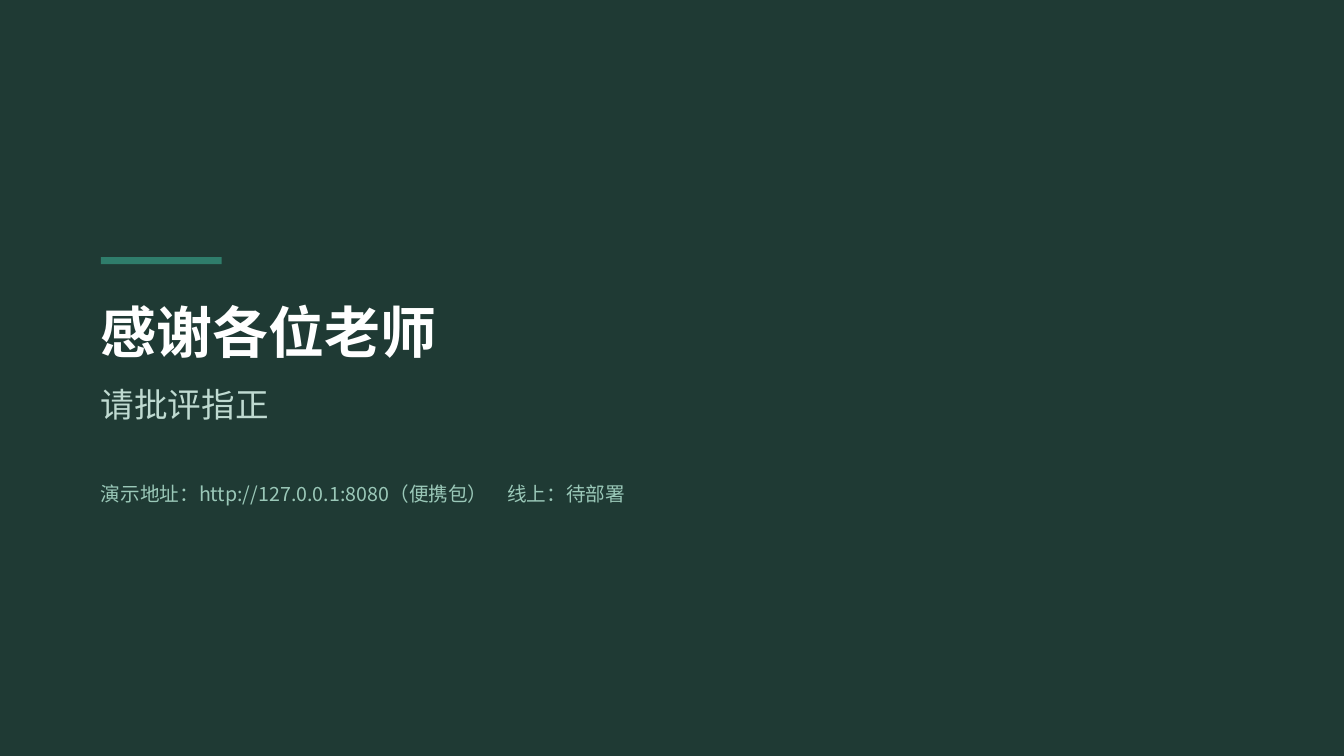
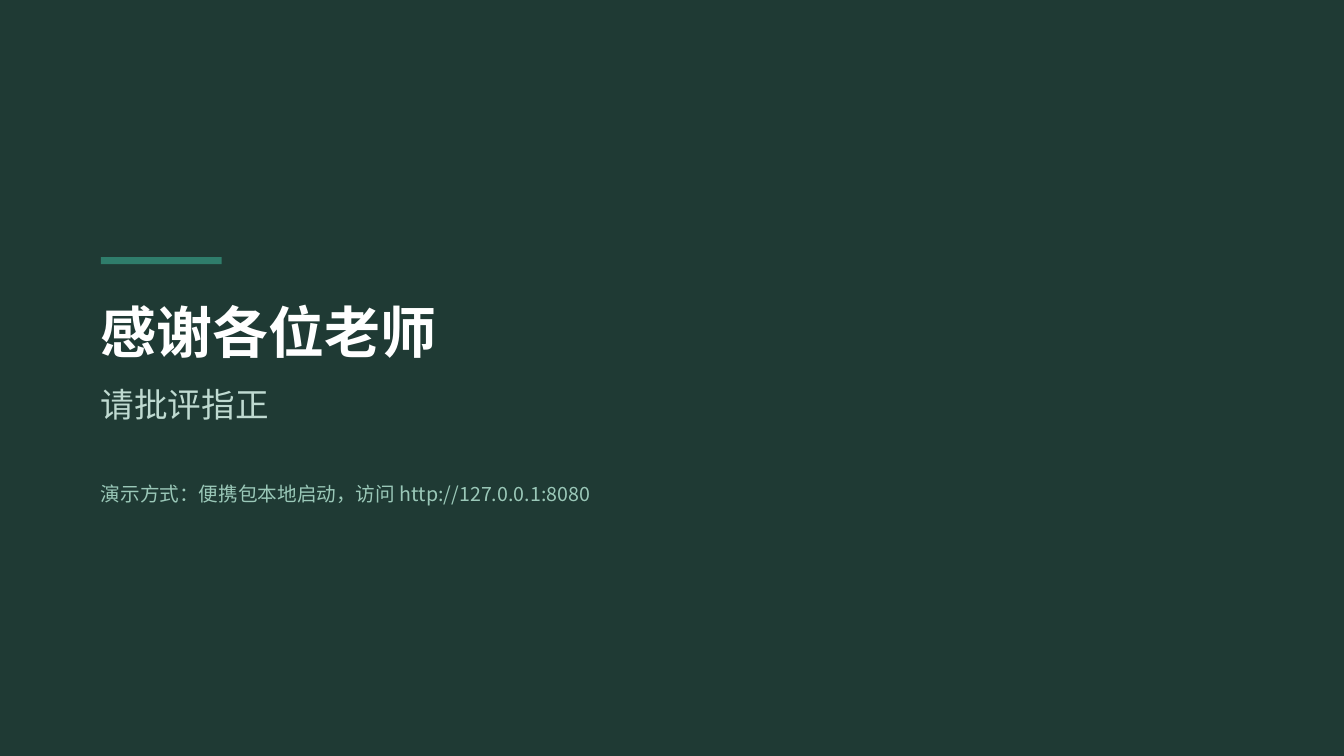
Before and after one commit to tkRRRRRR/Campus-Event-Management-System, a slide deck: slide 17 of doc/答辩PPT.pptx. Drawn at 1344x756 pixels with LibreOffice and Linux fonts; fonts in the diff are those of the drawing. Boxes give left, top, right and bottom in pixels: in the first picture for what was removed or moved away, otherwise in the second. Text is boxed around its words. In the diff, an @@ line names an element or a change of style, - is before the commit and + after.

```diff
--- a/doc/答辩PPT.pptx
+++ b/doc/答辩PPT.pptx
@@ text at [101,484,590,506]: text changed @@
-演示地址：http://127.0.0.1:8080（便携包） 线上：待部署
+演示方式：便携包本地启动，访问 http://127.0.0.1:8080
```
Also in this commit, not shown: 24 other files.
